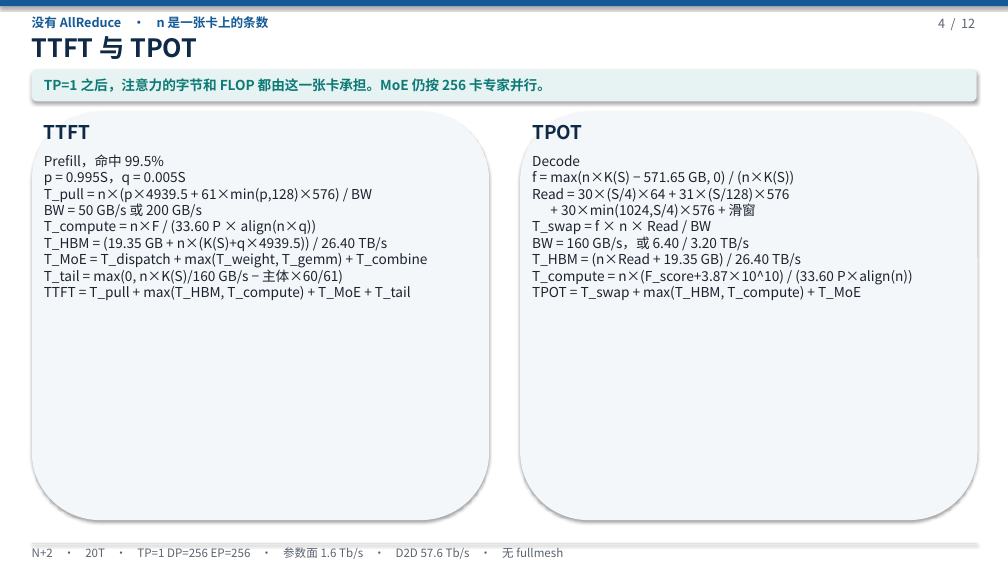
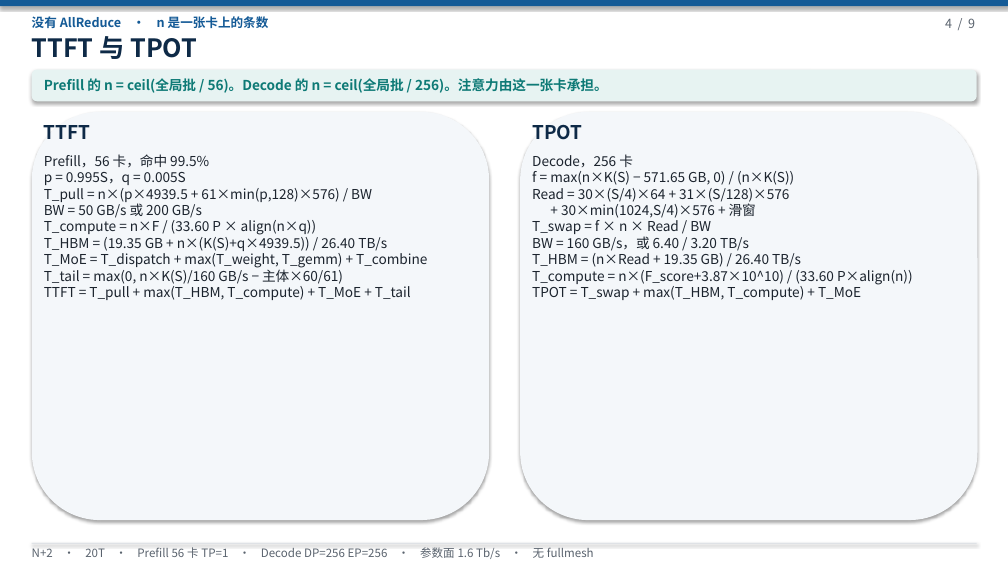
Before and after one commit to 69515164-rgb/UCL-MPComm, a slide deck: slide 4 of docs/N+2-20T-V4-无TP.pptx. Drawn at 1008x567 pixels with LibreOffice and Linux fonts; fonts in the diff are those of the drawing. Boxes give left, top, right and bottom in pixels: in the first picture for what was removed or moved away, otherwise in the second. Text is boxed around its words. In the diff, an @@ line names an element or a change of style, - is before the commit and + after.

```diff
--- a/docs/N+2-20T-V4-无TP.pptx
+++ b/docs/N+2-20T-V4-无TP.pptx
@@ text at [945,18,975,28]: text changed @@
-4 / 12
+4 / 9
@@ text at [44,78,608,93]: text changed @@
-TP=1 之后，注意力的字节和 FLOP 都由这一张卡承担。MoE 仍按 256 卡专家并行。
+Prefill 的 n = ceil(全局批 / 56)。Decode 的 n = ceil(全局批 / 256)。注意力由这一张卡承担。
@@ text at [44,154,209,168]: text changed @@
-Prefill，命中 99.5%
+Prefill，56 卡，命中 99.5%
@@ text at [532,154,633,167]: text changed @@
-Decode
+Decode，256 卡
@@ text at [32,547,594,559]: text changed @@
-N+2 · 20T · TP=1 DP=256 EP=256 · 参数面 1.6 Tb/s · D2D 57.6 Tb/s · 无 fullmesh
+N+2 · 20T · Prefill 56 卡 TP=1 · Decode DP=256 EP=256 · 参数面 1.6 Tb/s · 无 fullmesh
```
Also in this commit, not shown: 8 other slides changed, 3 slides removed, 1 other file.
